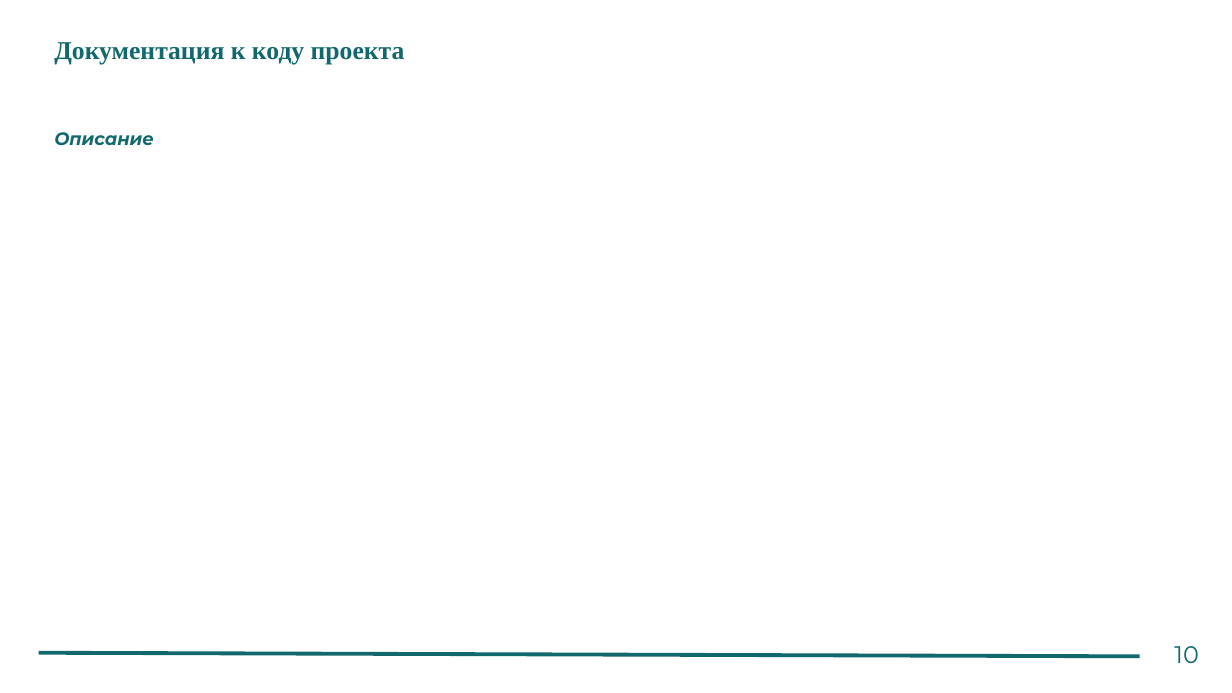
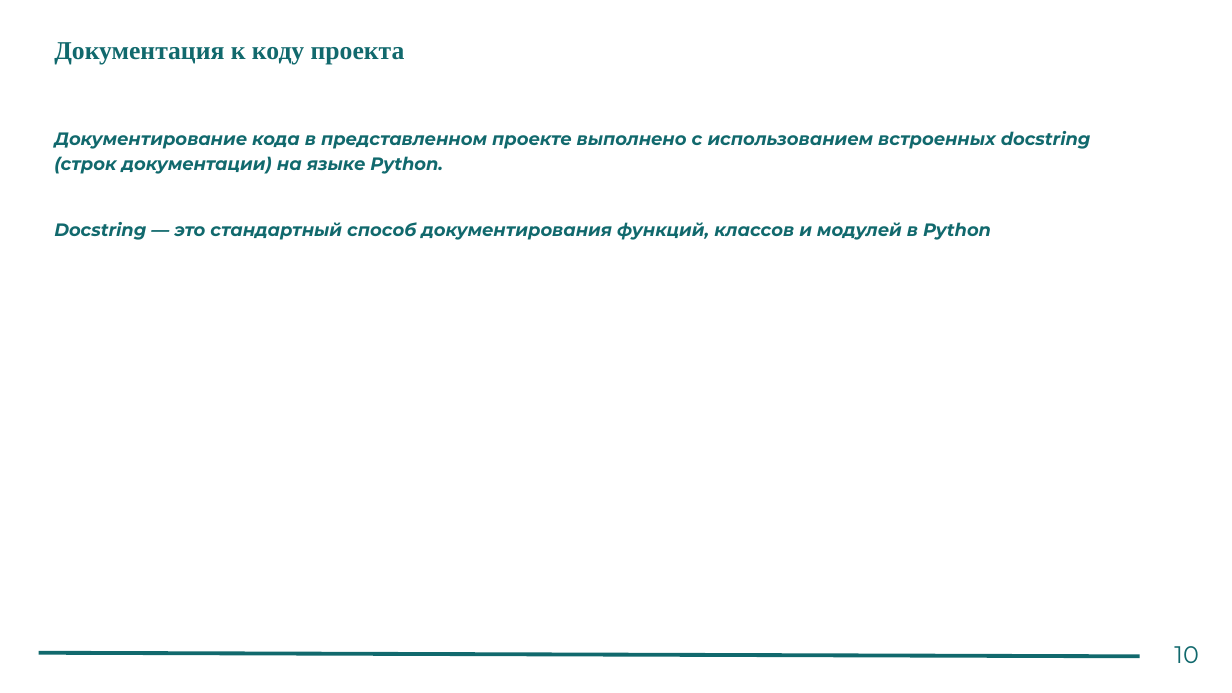
Before and after one commit to White2e/BPLAFinalCert, a slide deck: slide 14 of Python_разработка_для_БПЛА_паттерны_проектирования,_API_интерфейсы+(6).pptx. Drawn at 1232x693 pixels with LibreOffice and Linux fonts; fonts in the diff are those of the drawing. Boxes give left, top, right and bottom in pixels: in the first picture for what was removed or moved away, otherwise in the second. Text is boxed around its words. In the diff, an @@ line names an element or a change of style, - is before the commit and + after.

```diff
--- a/Python_разработка_для_БПЛА_паттерны_проектирования,_API_интерфейсы+(6).pptx
+++ b/Python_разработка_для_БПЛА_паттерны_проектирования,_API_интерфейсы+(6).pptx
@@ text removed at (x1=54, y1=132, x2=154, y2=146) @@
-Описание
@@ text added at (x1=54, y1=131, x2=1091, y2=240), 10.5 pt, text #11696D, bold, italic @@
+Документирование кода в представленном проекте выполнено с использованием встроенных docstring (строк документации) на языке Python.
+Docstring — это стандартный способ документирования функций, классов и модулей в Python
```
Also in this commit, not shown: 1 other slide changed, 2 slides added, 1 other file.
